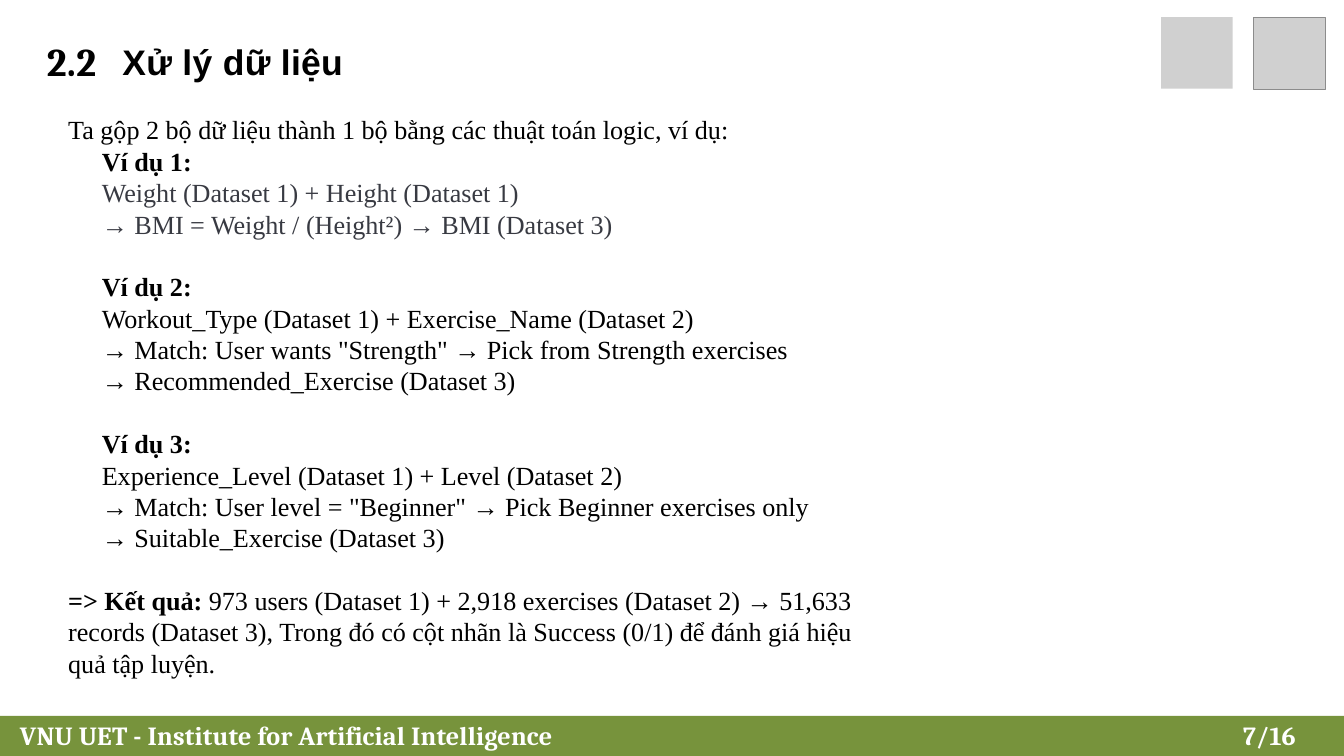
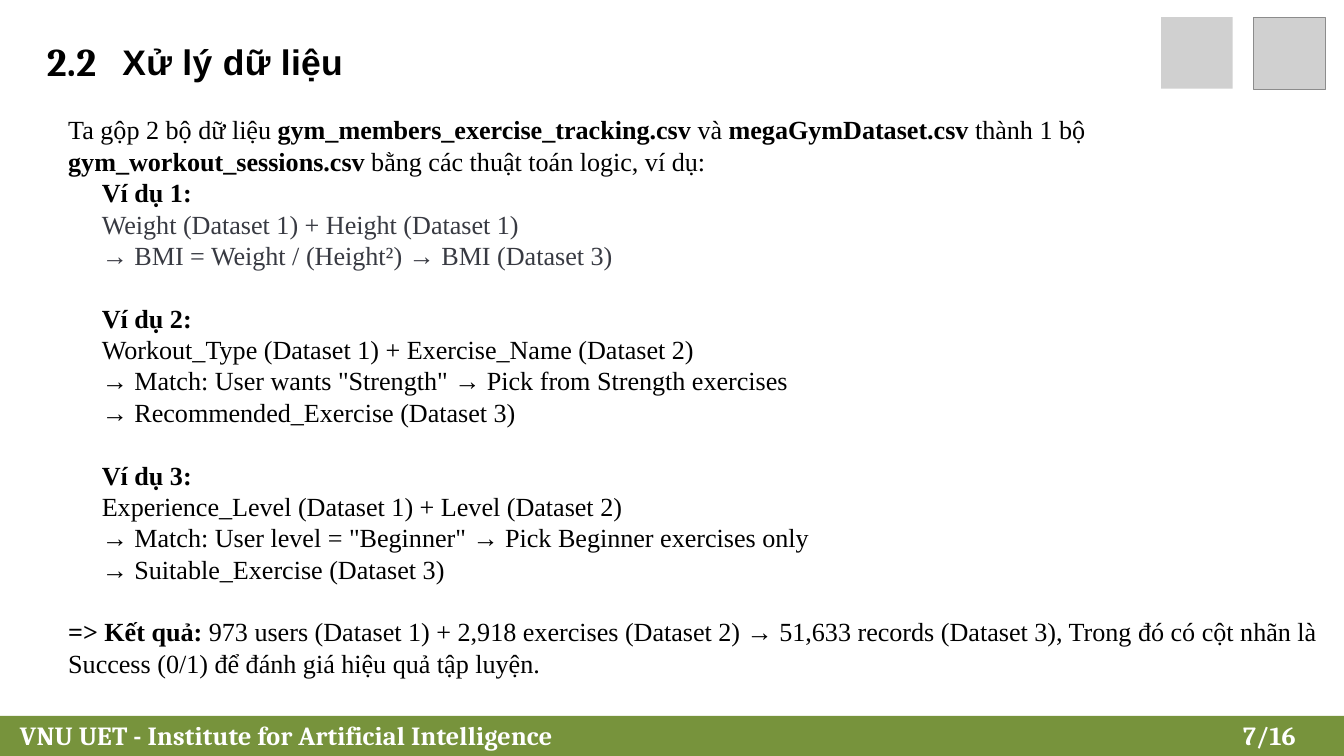
Before and after one commit to 24022404/fitness-recommendation, a slide deck: slide 7 of Slide_DataMining.pptx. Drawn at 1344x756 pixels with LibreOffice and Linux fonts; fonts in the diff are those of the drawing; grey boxes stand for pictures; background and template pictures are left out. Boxes give left, top, right and bottom in pixels: in the first picture for what was removed or moved away, otherwise in the second. Text is boxed around its words. In the diff, an @@ line names an element or a change of style, - is before the commit and + after.

```diff
--- a/Slide_DataMining.pptx
+++ b/Slide_DataMining.pptx
@@ text at [68,120,1085,177]: text changed; bold on @@
-Ta gộp 2 bộ dữ liệu thành 1 bộ bằng các thuật toán logic, ví dụ:
+Ta gộp 2 bộ dữ liệu gym_members_exercise_tracking.csv và megaGymDataset.csv thành 1 bộ gym_workout_sessions.csv bằng các thuật toán logic, ví dụ:
```
Also in this commit, not shown: 4 other slides changed, 11 other files.
